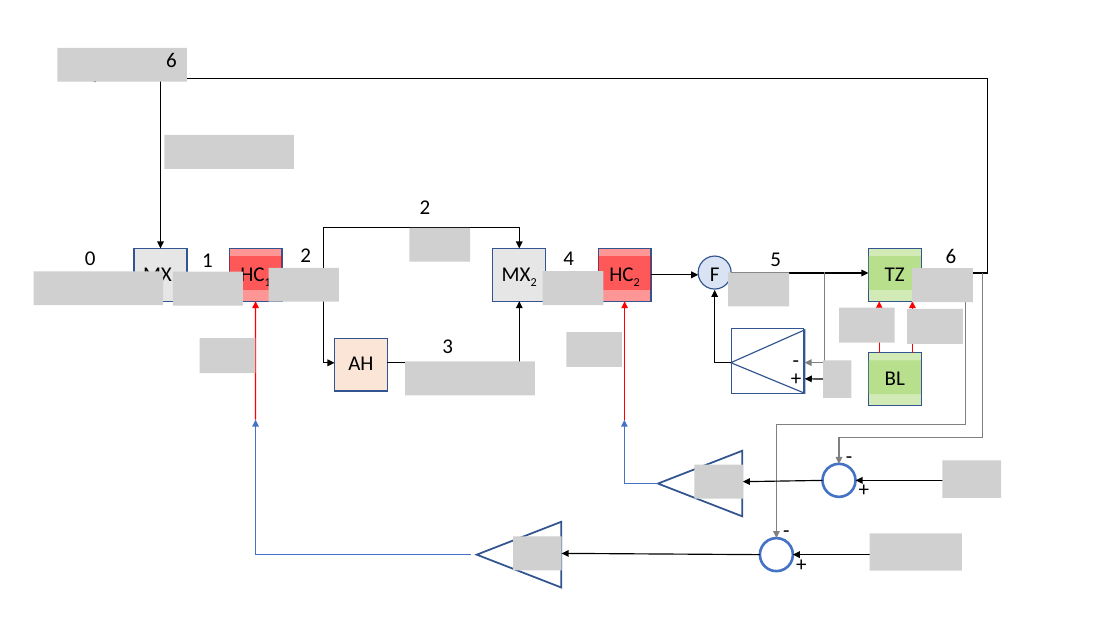
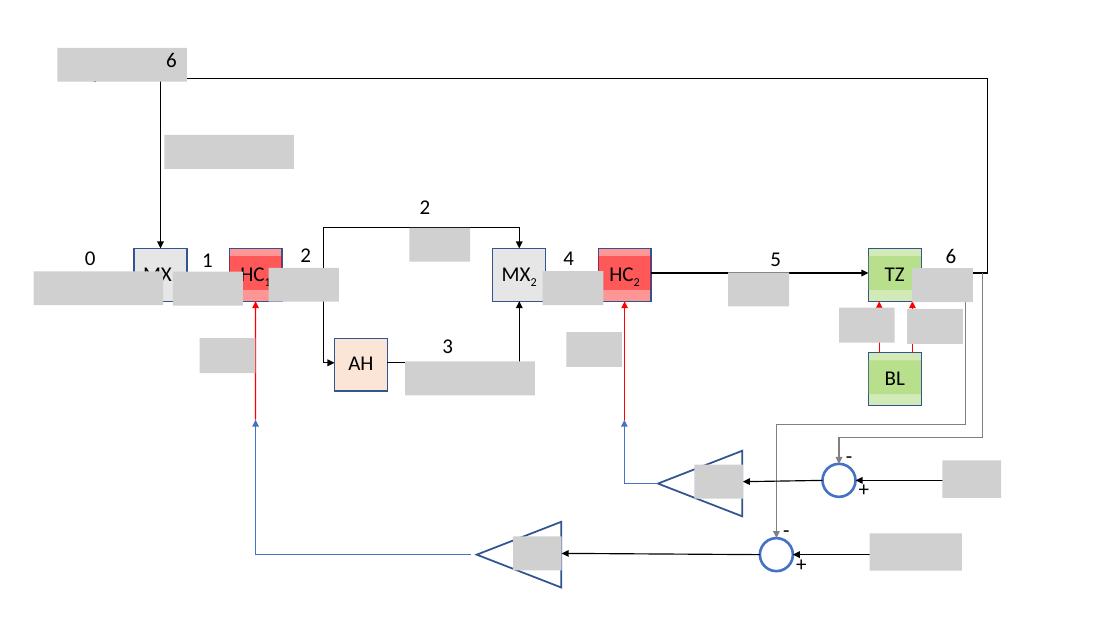
Before and after one commit to regevell/EVA_DSH, a slide deck: slide 2 of Model.pptx. Drawn at 1120x630 pixels with LibreOffice and Linux fonts; fonts in the diff are those of the drawing; grey boxes stand for pictures. Boxes give left, top, right and bottom in pixels: in the first picture for what was removed or moved away, otherwise in the second. Text is boxed around its words. In the diff, an @@ line names an element or a change of style, - is before the commit and + after.

```diff
--- a/Model.pptx
+++ b/Model.pptx
@@ ellipse removed at bbox=[698, 256, 731, 289] @@
@@ text removed at bbox=[710, 267, 720, 281] @@
-F
@@ arrow moved from (731, 273) - (869, 273) to (651, 273) - (869, 273) @@
@@ arrow removed from (651, 275) to (698, 275) @@
@@ elbow arrow removed from (731, 363) to (715, 290) @@
@@ elbow arrow removed from (824, 272) to (805, 363) @@
@@ group removed at bbox=[731, 329, 805, 394]: 2 texts, 1 rectangle, 1 triangle @@
-+
--
@@ arrow removed from (823, 379) to (805, 379) @@
@@ picture removed at bbox=[823, 360, 852, 398] @@
```
Also in this commit, not shown: 2 other slides changed, 1 slide added, 1 slide removed, 3 other files.
